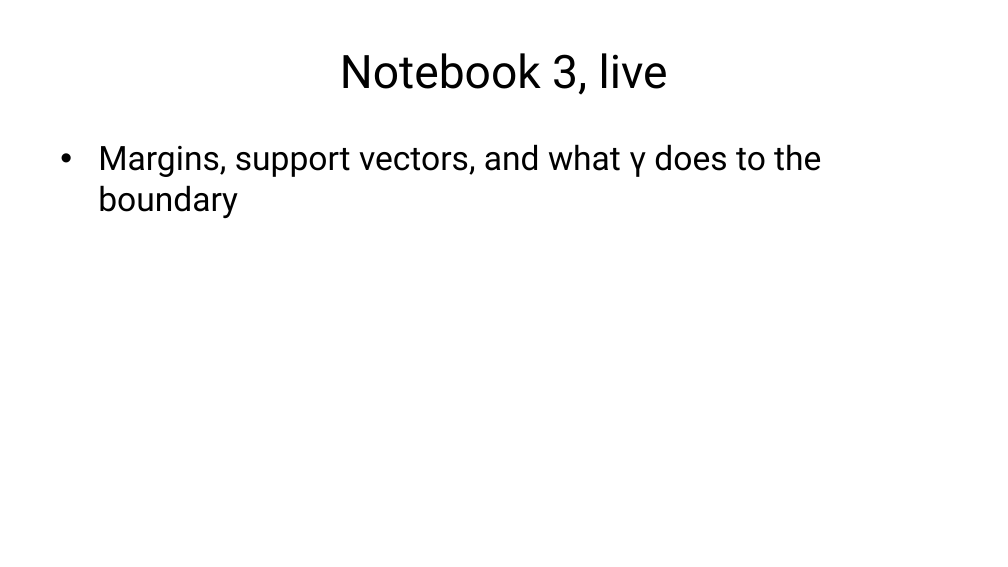
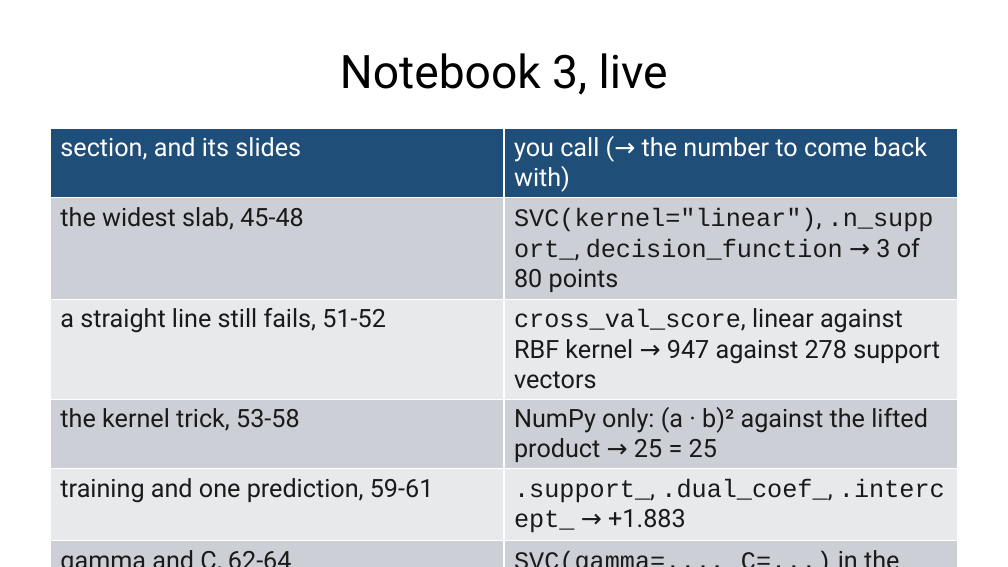
Before and after one commit to fabioantonini/technologies-for-artificial-intelligence, a slide deck: slide 65 of Lessons/06_knn_naive_bayes_svm/Slides/knn_naive_bayes_svm_slides.pptx. Drawn at 1008x567 pixels with LibreOffice and Linux fonts; fonts in the diff are those of the drawing; background and template pictures are left out. Boxes give left, top, right and bottom in pixels: in the first picture for what was removed or moved away, otherwise in the second. Text is boxed around its words. In the diff, an @@ line names an element or a change of style, - is before the commit and + after.

```diff
--- a/Lessons/06_knn_naive_bayes_svm/Slides/knn_naive_bayes_svm_slides.pptx
+++ b/Lessons/06_knn_naive_bayes_svm/Slides/knn_naive_bayes_svm_slides.pptx
@@ table added at (x1=50, y1=129, x2=958, y2=532), 6 rows, 2 columns @@
+section, and its slides | you call (→ the number to come back with)
+the widest slab, 45-48 | SVC(kernel="linear"), .n_support_, decision_function → 3 of 80 points
+a straight line still fails, 51-52 | cross_val_score, linear against RBF kernel → 947 against 278 support vectors
+the kernel trick, 53-58 | NumPy only: (a · b)² against the lifted product → 25 = 25
+training and one prediction, 59-61 | .support_, .dual_coef_, .intercept_ → +1.883
+gamma and C, 62-64 | SVC(gamma=..., C=...) in the pipeline → 0.944 at γ = 1
@@ text removed at (x1=98, y1=144, x2=821, y2=218) @@
-• Margins, support vectors, and what γ does to the boundary
```
Also in this commit, not shown: 7 other slides changed, 1 slide added, 1 slide removed, 9 other files.
